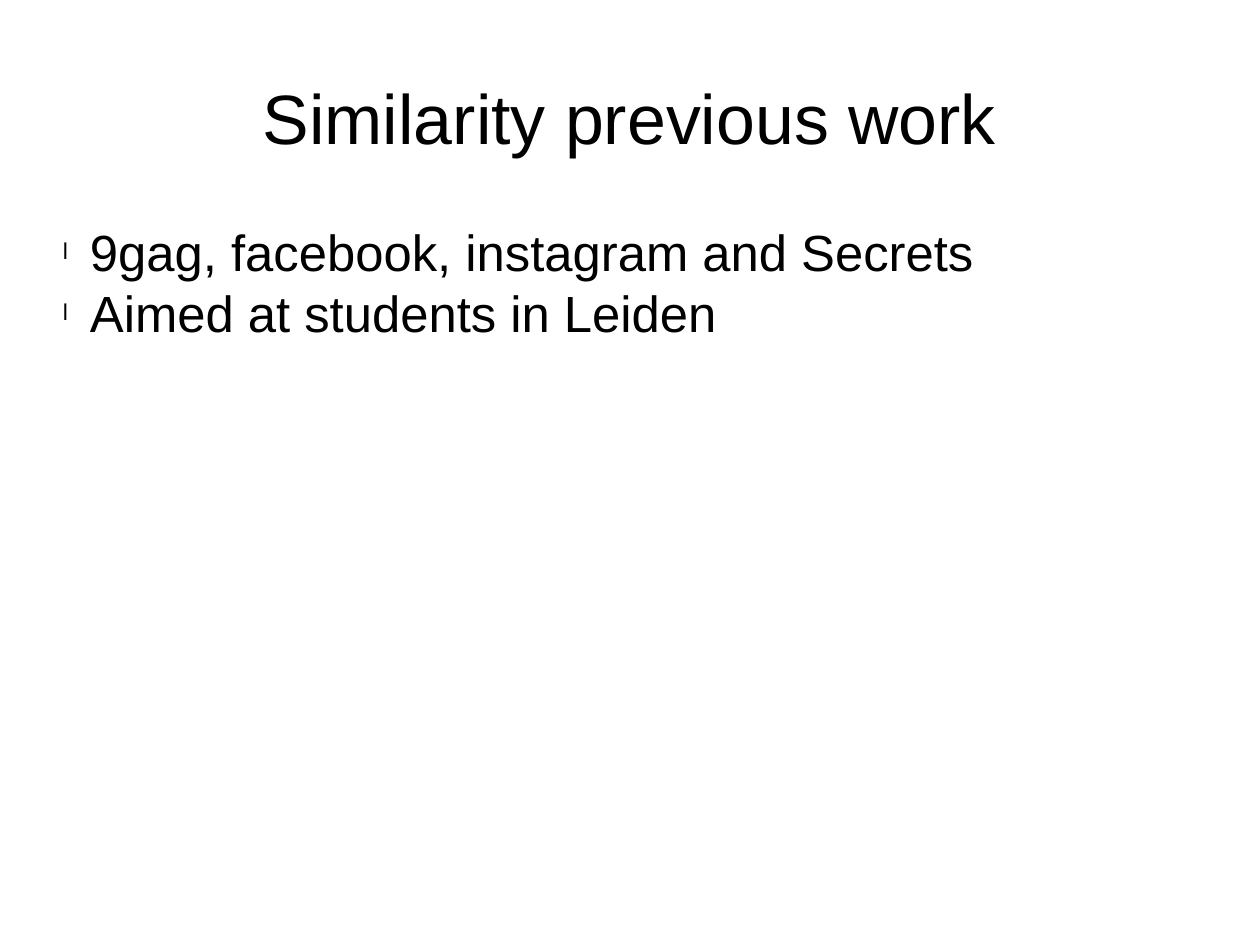
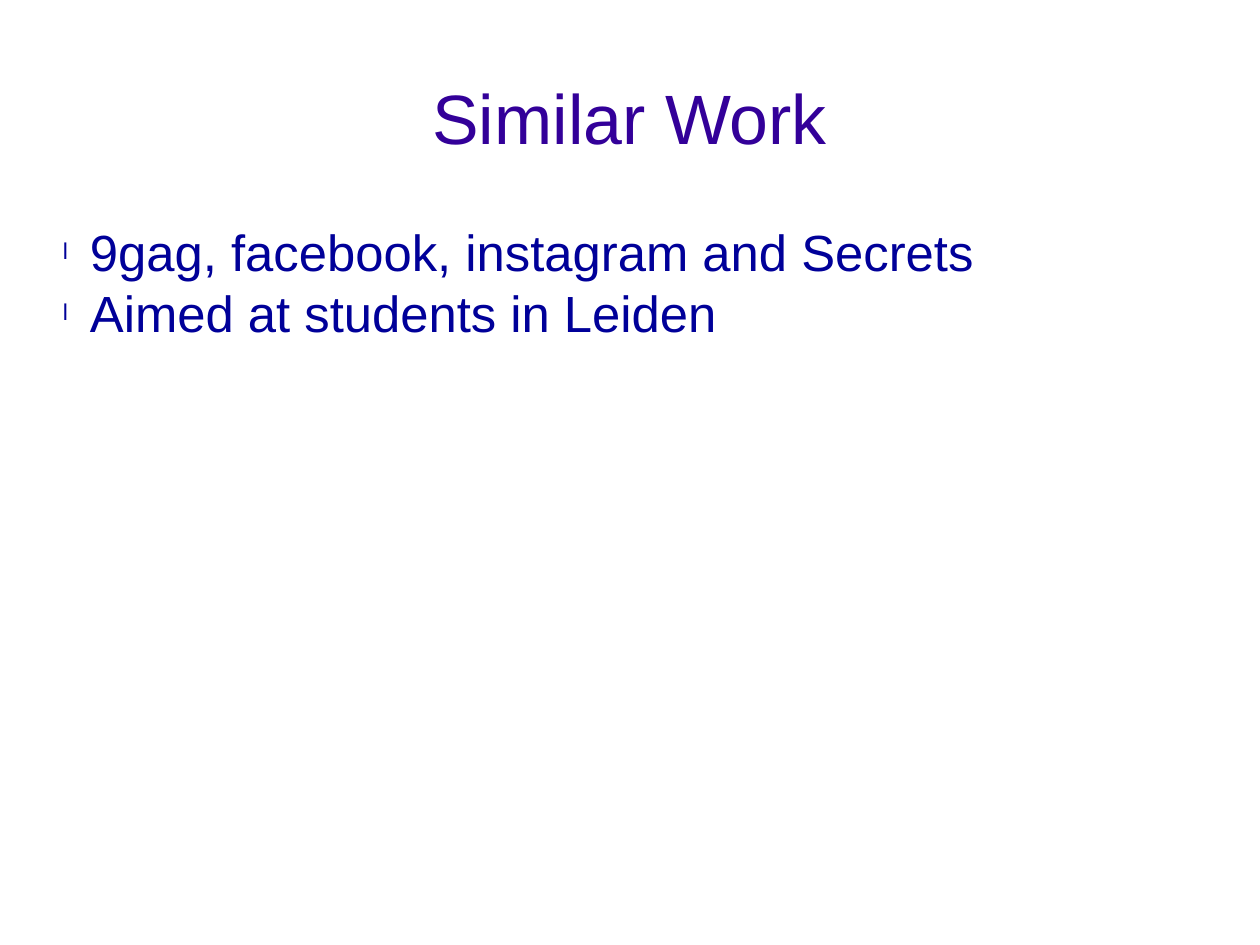
Before and after one commit to dijin1000/HELLO-WORLD, a slide deck: slide 3 of Presentation1.pptx. Drawn at 1260x945 pixels with LibreOffice and Linux fonts; fonts in the diff are those of the drawing. Boxes give left, top, right and bottom in pixels: in the first picture for what was removed or moved away, otherwise in the second. Text is boxed around its words. In the diff, an @@ line names an element or a change of style, - is before the commit and + after.

```diff
--- a/Presentation1.pptx
+++ b/Presentation1.pptx
@@ text at (x1=432, y1=93, x2=827, y2=145): text changed; text colour #000000 to #330099 @@
-Similarity previous work
+Similar Work
@@ text "9gag, facebook, instagram and Secrets" at (x1=90, y1=234, x2=973, y2=333): text colour #000000 to #000099 @@
```
Also in this commit, not shown: 3 other slides changed.
